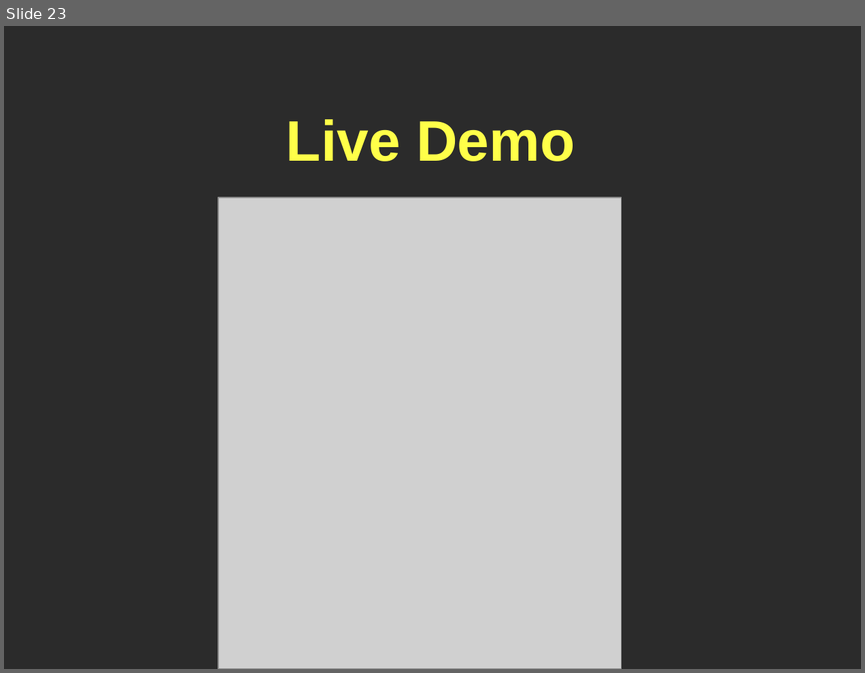
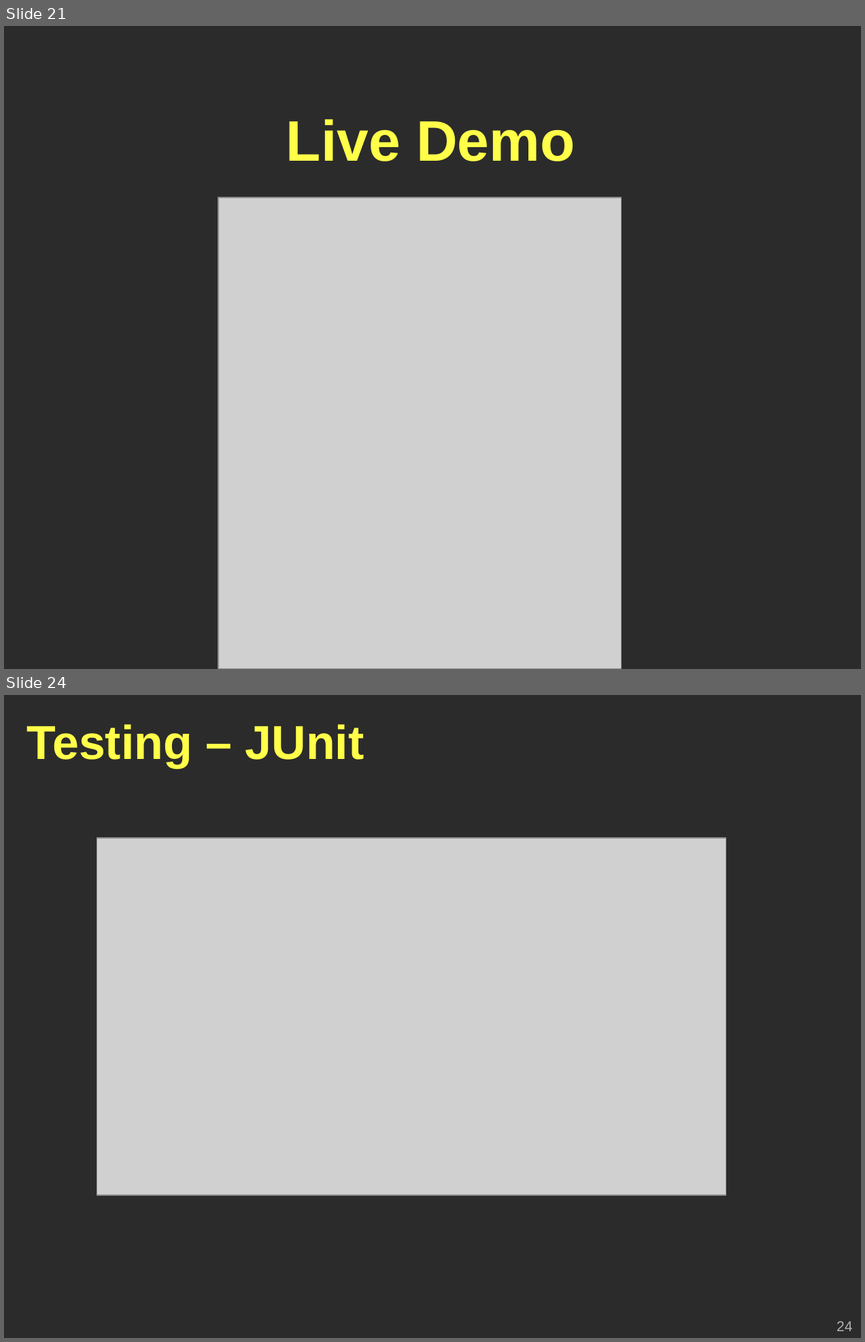
Before and after one commit to Geoffsc/psu-edu-sweng500, a slide deck: docs/presentation/sweng500-carpool-presentation.ppt. Shown one above the other, each under a label of ours: slide 23 before the commit, slides 21 and 24 after it; the slides between them are not shown. The pictures are 865x673 and 865x1342 pixels, drawn with LibreOffice and Linux fonts; fonts in the diff are those of the drawing; grey boxes stand for pictures; background and template pictures are left out; a plain dark background stands for a picture behind light text. Boxes give left, top, right and bottom in pixels: in the first picture for what was removed or moved away, otherwise in the second. Text is boxed around its words. In the diff, an @@ line names an element or a change of style, - is before the commit and + after.

```diff
--- a/docs/presentation/sweng500-carpool-presentation.ppt
+++ b/docs/presentation/sweng500-carpool-presentation.ppt
@@ slide 24 added at (4, 695, 861, 1338), background picture (left out) @@
@@ title added at (27, 724, 364, 768), 40 pt, text #FFFF49, bold @@
+Testing – JUnit
@@ picture added at (96, 838, 725, 1195) @@
@@ page number added at (836, 1321, 852, 1331), 12 pt, text #B2B2B2 @@
+24
@@ what was slide 23 is now slide 21 @@
```
Also in this commit, not shown: 4 other slides added.
